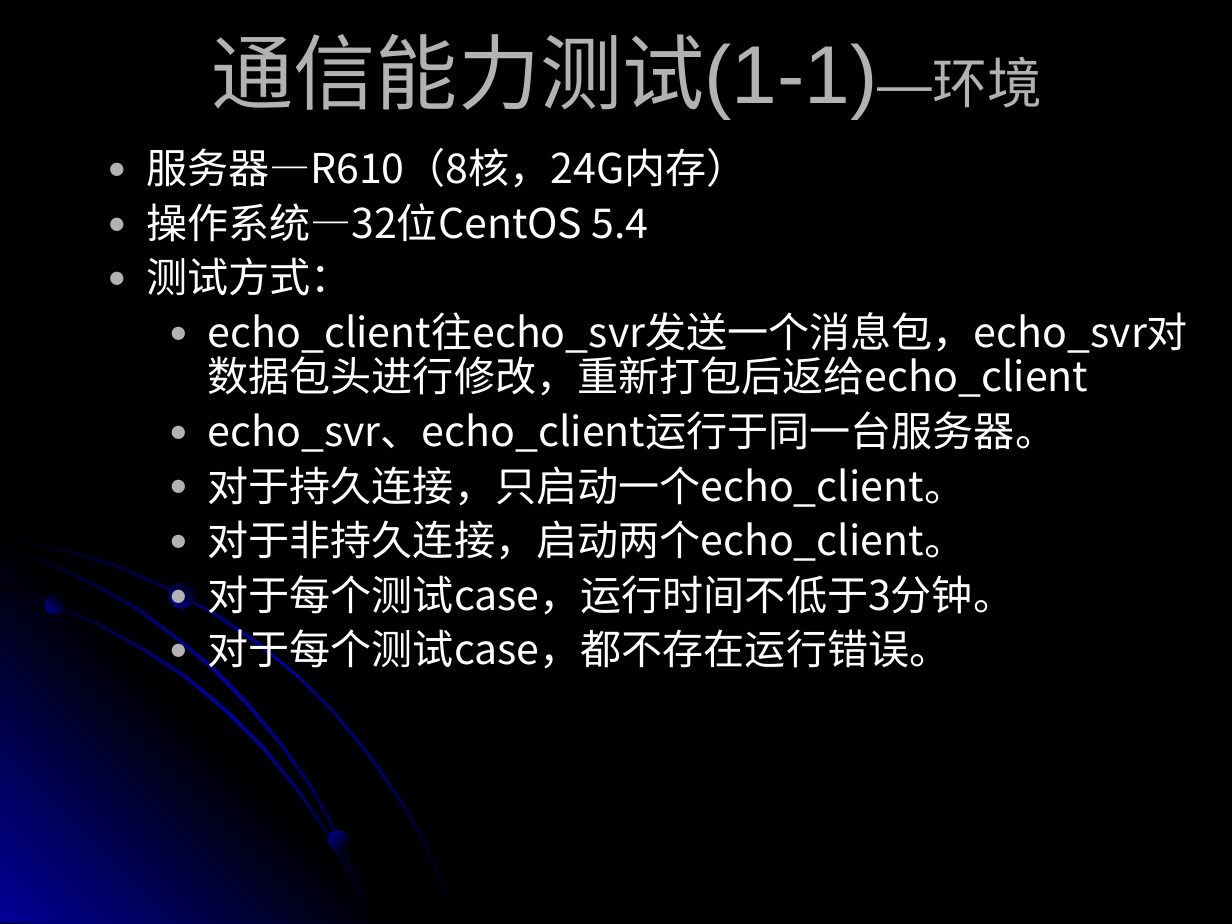
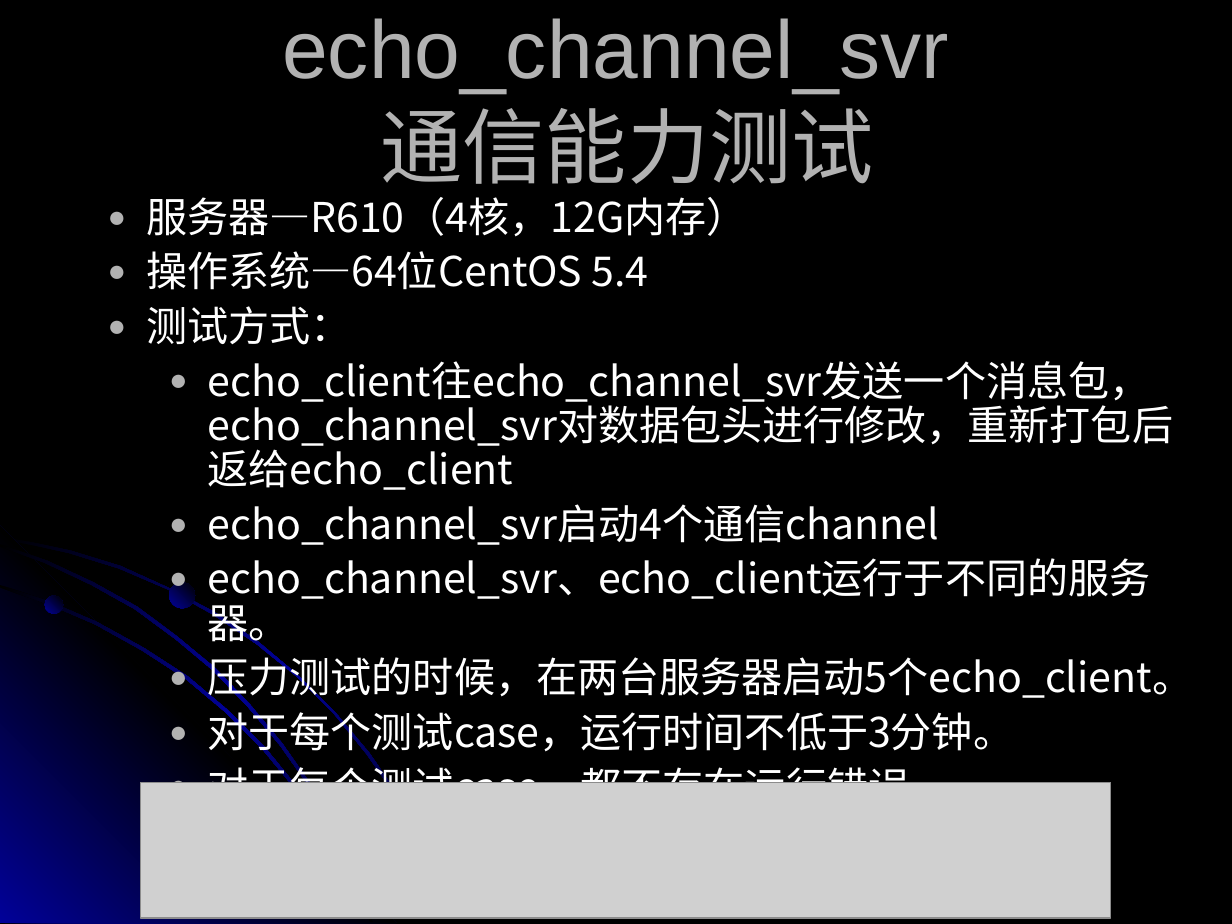
Before and after one commit to suchasplus/cwinux, a slide deck: slide 25 of trunk/cwinux/cwinux/doc/CWINUX introduce.ppt (slide 23 before the commit). Drawn at 1232x924 pixels with LibreOffice and Linux fonts; fonts in the diff are those of the drawing; grey boxes stand for pictures. Boxes give left, top, right and bottom in pixels: in the first picture for what was removed or moved away, otherwise in the second. Text is boxed around its words. In the diff, an @@ line names an element or a change of style, - is before the commit and + after.

```diff
--- a/trunk/cwinux/cwinux/doc/CWINUX introduce.ppt
+++ b/trunk/cwinux/cwinux/doc/CWINUX introduce.ppt
@@ text at [282,18,948,198]: text changed @@
-通信能力测试(1-1)—环境
+echo_channel_svr
+通信能力测试
@@ text "服务器—R610（4核，12G内存）": place and size @@
-text "服务器—R610（4核，12G内存）" at [146,148,1188,675]
+text "服务器—R610（4核，12G内存）" at [146,197,1194,783]
@@ text at [146,197,748,290]: text changed @@
-  ● 服务器—R610（8核，24G内存）
-  ● 操作系统—32位CentOS 5.4
+  ● 服务器—R610（4核，12G内存）
+  ● 操作系统—64位CentOS 5.4
@@ text at [208,361,1194,703]: text changed @@
-    ● echo_client往echo_svr发送一个消息包，echo_svr对数据包头进行修改，重新打包后返给echo_client
-    ● echo_svr、echo_client运行于同一台服务器。
-    ● 对于持久连接，只启动一个echo_client。
-    ● 对于非持久连接，启动两个echo_client。
+    ● echo_client往echo_channel_svr发送一个消息包，echo_channel_svr对数据包头进行修改，重新打包后返给echo_client
+    ● echo_channel_svr启动4个通信channel
+    ● echo_channel_svr、echo_client运行于不同的服务器。
+    ● 压力测试的时候，在两台服务器启动5个echo_client。
@@ picture added at [140,782,1111,918] @@
@@ ellipse removed at [329,830,349,850] @@
```
Also in this commit, not shown: 13 other slides changed, 1 slide added, 8 slides removed, 1 other file.
